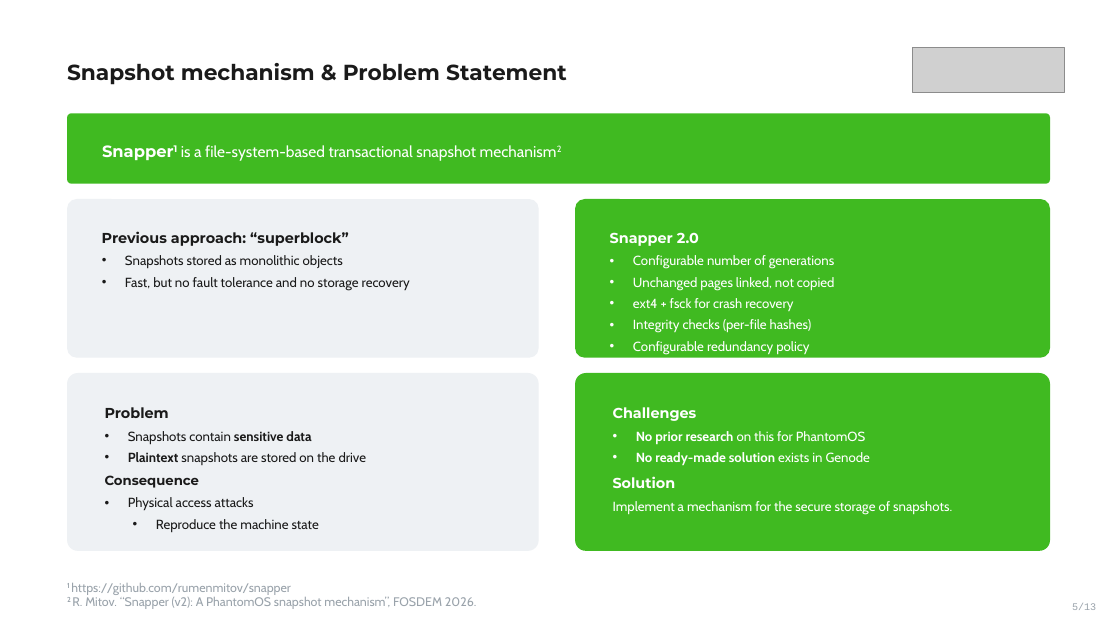
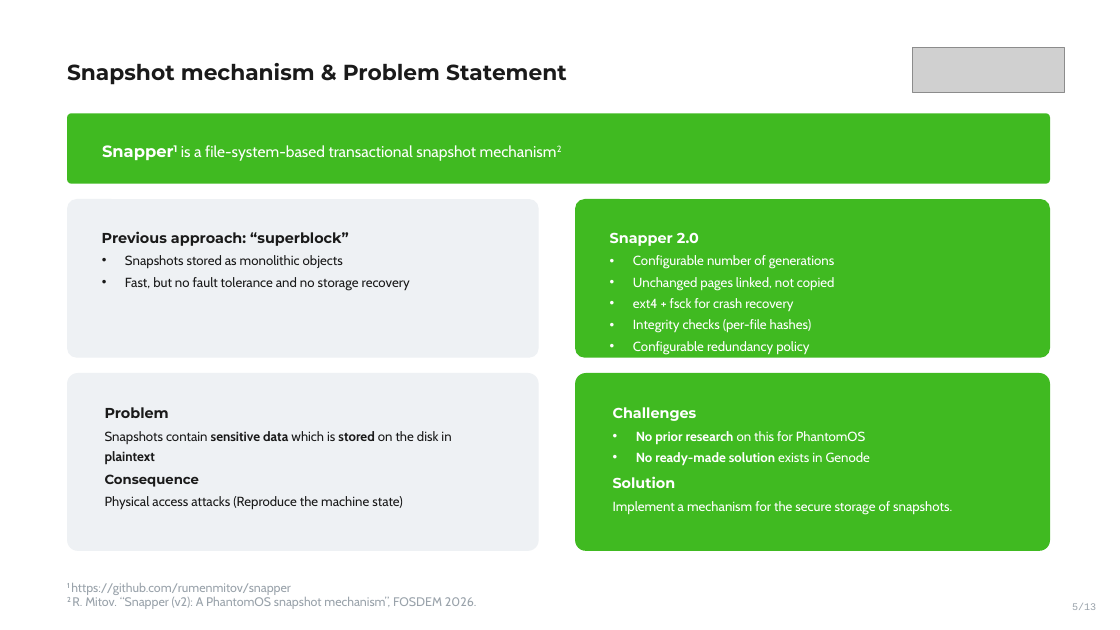
Before and after one commit to VoronM1522/Thesis_draft, a slide deck: slide 5 of presentation/slides_main.pptx. Drawn at 1120x630 pixels with LibreOffice and Linux fonts; fonts in the diff are those of the drawing; grey boxes stand for pictures. Boxes give left, top, right and bottom in pixels: in the first picture for what was removed or moved away, otherwise in the second. Text is boxed around its words. In the diff, an @@ line names an element or a change of style, - is before the commit and + after.

```diff
--- a/presentation/slides_main.pptx
+++ b/presentation/slides_main.pptx
@@ text in rounded rectangle at (x1=105, y1=431, x2=451, y2=464): text changed @@
-• Snapshots contain sensitive data
-• Plaintext snapshots are stored on the drive
+Snapshots contain sensitive data which is stored on the disk in plaintext
@@ text in rounded rectangle at (x1=105, y1=496, x2=402, y2=510): text changed @@
-• Physical access attacks
-  • Reproduce the machine state
+Physical access attacks (Reproduce the machine state)
```
Also in this commit, not shown: 7 other slides changed, 1 slide added, 1 other file.
